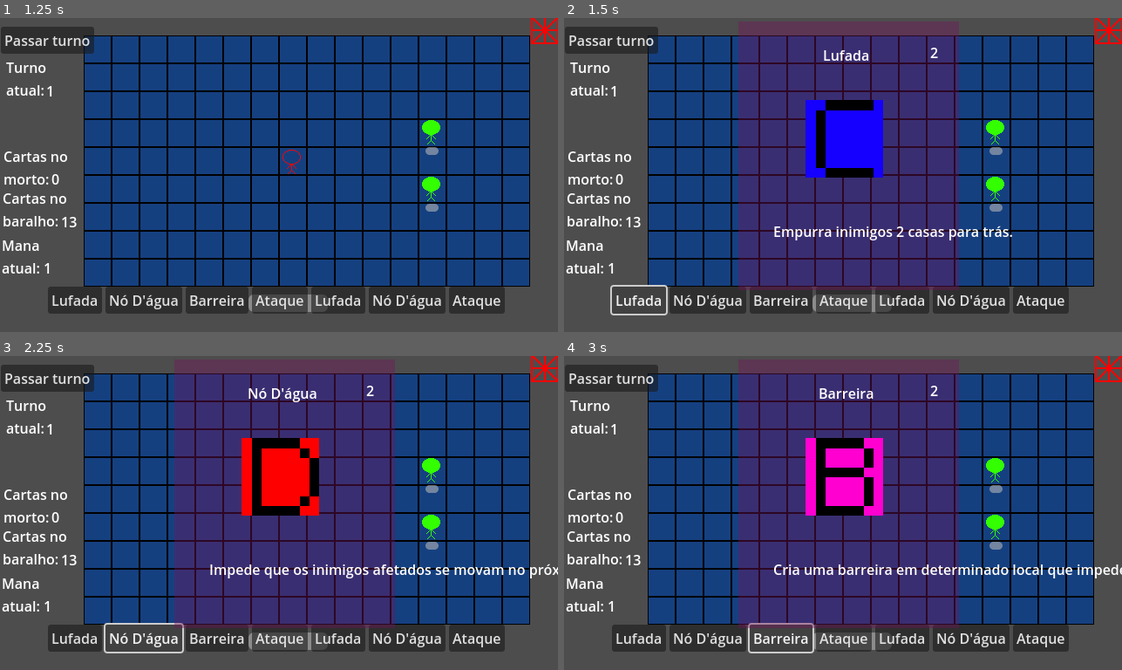
Above: before the commit, frames 1-4 (two rows, left to right).
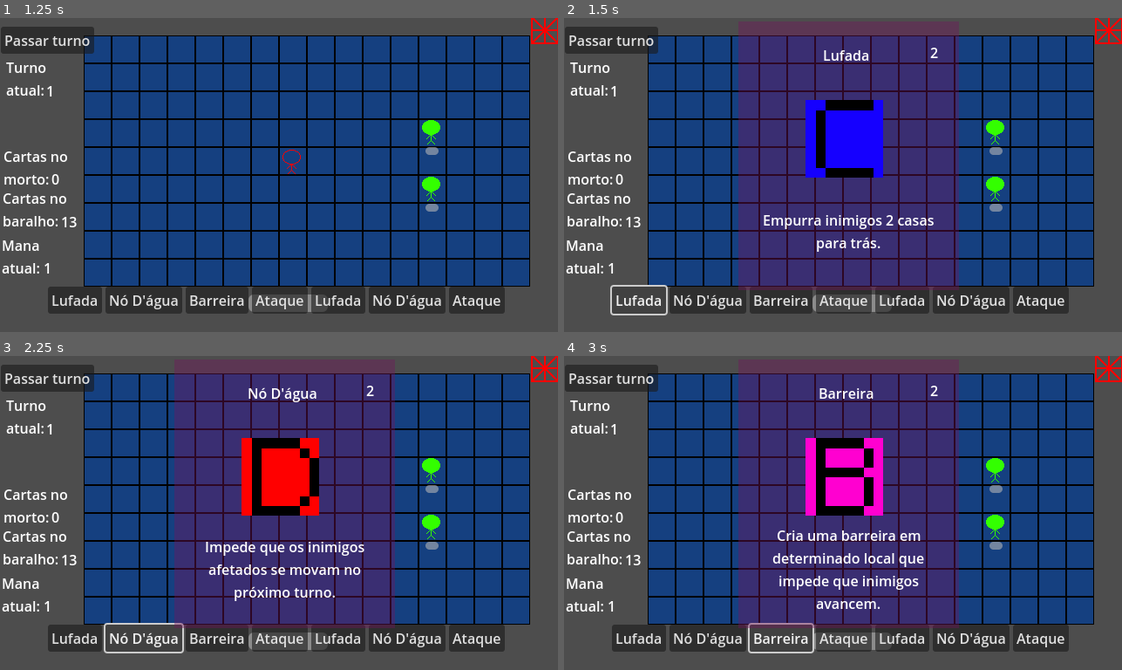
Above: after the commit, the same moments.

Repository: gdp-ufrj/alikia
Game: Godot game, scene res://Scenes/menu.tscn
Same seed, same stepped clock (60 frames per second), same inputs: the game is played once before the commit and once after it. The engine's default icon, where the game draws it, is replaced by a stand-in: a white triangle on a blue panel in a dark square.
Inputs:
- Up to frame 1 (1.25 s): click "Começar" at 0.5 s
- Up to frame 2 (1.5 s): click "Lufada" at 1.25 s
- Up to frame 3 (2.25 s): click "Nó D'água" at 2 s
- Up to frame 4 (3 s): click "Barreira" at 2.75 s

Frame 1 is identical in both runs. In frame 2, 1.3% of the frame differs, in the area x 35-81%, y 62-75%; in frame 3, 1.8%; in frame 4, 2.3%, in the area x 37-100%, y 55-81%.

Commit message:
fix: Texto do zoom da carta fica dentro da carta

Diff:
--- a/Scenes/card_zoom.tscn
+++ b/Scenes/card_zoom.tscn
@@ -41,16 +41,17 @@
 [node name="CardDescription" type="Label" parent="."]
 layout_mode = 1
 anchors_preset = -1
-anchor_left = 0.158
+anchor_left = 0.063
 anchor_top = 0.614
-anchor_right = 0.83
+anchor_right = 0.945
 anchor_bottom = 0.951
-offset_left = 0.0259972
+offset_left = 0.0609999
 offset_top = -0.112
-offset_right = 0.00999451
+offset_right = -0.0850067
 offset_bottom = 0.09198
 horizontal_alignment = 1
 vertical_alignment = 1
+autowrap_mode = 3
 
 [node name="CardMana" type="Label" parent="."]
 layout_mode = 1
Not shown: 1 places in Scenes/card_zoom.tscn that only renumber resources
Not shown: 1 places in Scenes/deck_system.tscn that only renumber resources
